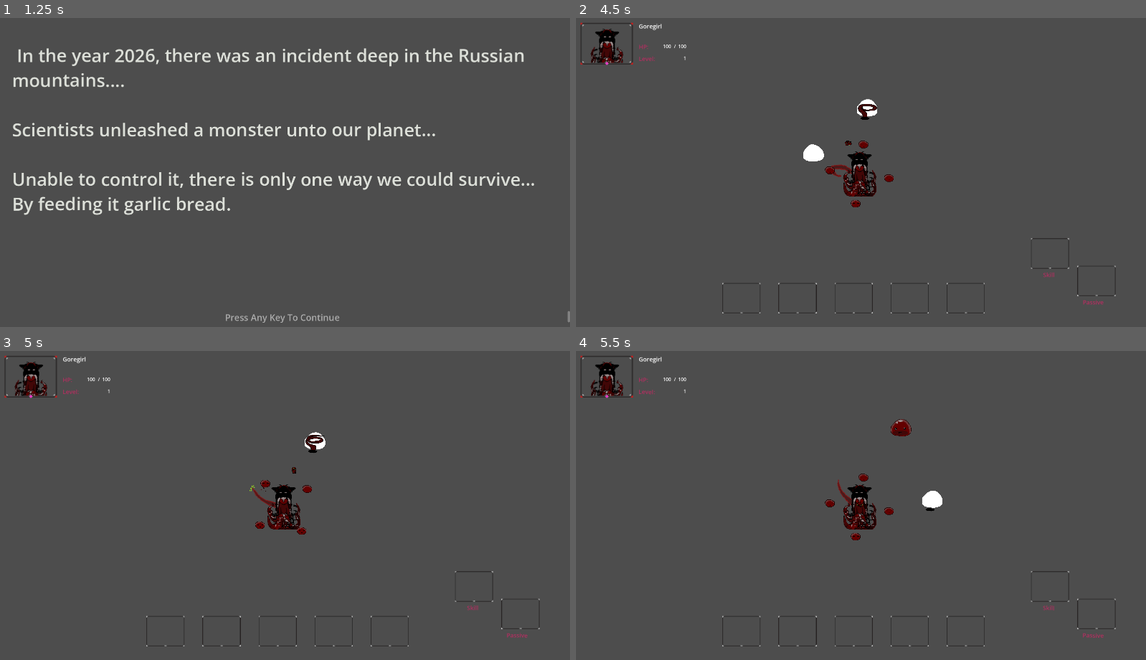
Above: before the commit, frames 1-4 (two rows, left to right).
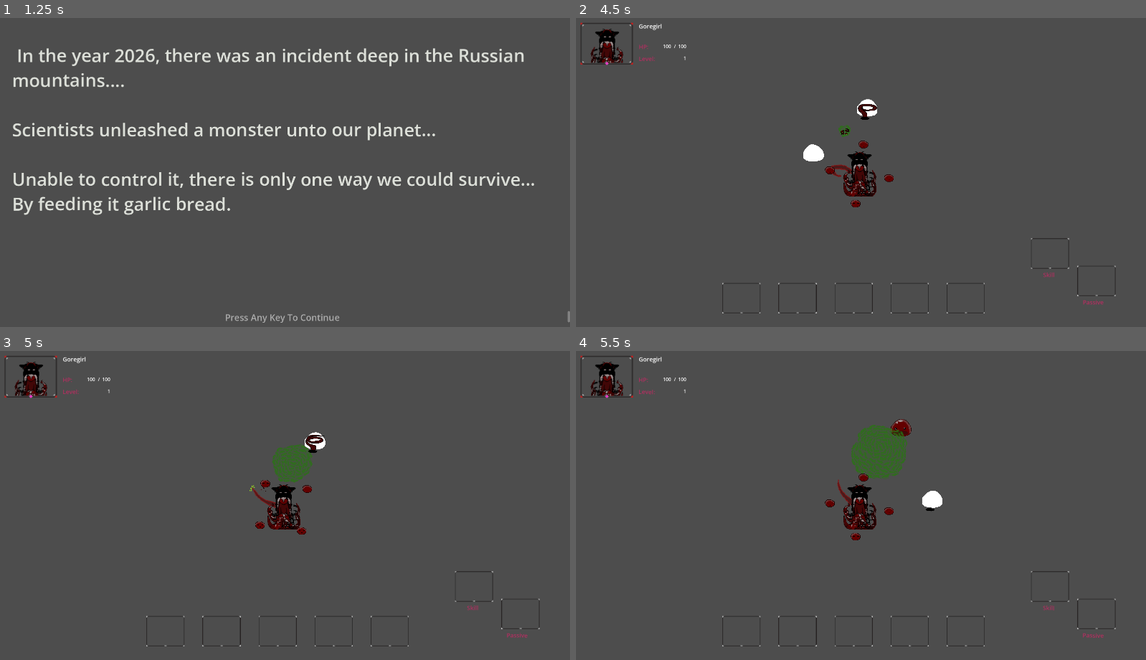
Above: after the commit, the same moments.

Repository: Falmenca/Garlic-Bread
Game: Godot game, scene res://Pages/Menus/Main_Menu.tscn
Two runs of this game, one before a commit and one after it. Both use one fixed random seed, a clock stepped at 60 frames per second and the inputs below.
Inputs (mouse positions are in pixels of both pictures, inside the frame that each line leads up to):
- Up to frame 1 (1.25 s): tap Enter (ui_accept) at 0.5 s; move the mouse to (410, 157) at 0.52 s; hold D (right) from 0.53 s (still down); hold Enter (ui_accept) from 0.53 s (still down); click (410, 157) at 0.67 s
- Up to frame 2 (4.5 s): move the mouse to (747, 191) at 1.27 s; release D (right) at 1.28 s; release Enter (ui_accept) at 1.28 s; hold S (down) 1.28-2.03 s; tap Enter (ui_accept) at 1.35, 1.52, 1.82, 2.85, 3.02, 3.32, 4.35 s; move the mouse to (918, 104) at 2.02 s; hold D (right) 2.03-2.78 s; hold Enter (ui_accept) 2.03-2.78 s; move the mouse to (832, 237) at 2.77 s; hold Up (ui_up) 2.78-3.53 s; click (832, 237) at 2.92 s; move the mouse to (1032, 221) at 3.52 s; hold Enter (ui_accept) 3.53-4.28 s; hold A (left) from 3.53 s (still down); move the mouse to (690, 126) at 4.27 s
- Up to frame 3 (5 s): keep holding A (left); tap Enter (ui_accept) at 4.52, 4.82 s
- Up to frame 4 (5.5 s): move the mouse to (889, 505) at 5.02 s; release A (left) at 5.03 s; hold S (down) from 5.03 s (still down); hold Enter (ui_accept) from 5.03 s (still down); click (889, 505) at 5.17 s

Frame 1 is identical in both runs. In frame 2, less than 0.1% of the frame differs, in the area x 46-49%, y 34-42%; in frame 3, 0.4%; in frame 4, 0.8%, in the area x 48-59%, y 23-51%.

Commit message:
poison atk

Diff:
--- a/garlic/Levels/01/Level_1.tscn
+++ b/garlic/Levels/01/Level_1.tscn
@@ -1,9 +1,9 @@
 [gd_scene format=3 uid="uid://dlgexqpnls33n"]
 
 [ext_resource type="PackedScene" uid="uid://dwcp4mrk143jq" path="res://Scripts/Player/goregirl.tscn" id="1_48qom"]
-[ext_resource type="Script" path="res://Scripts/Player/attackspawner.gd" id="4_7rj6t"]
+[ext_resource type="Script" uid="uid://3ydraraalisp" path="res://Scripts/Player/attackspawner.gd" id="4_7rj6t"]
 [ext_resource type="PackedScene" uid="uid://dsxh0tip5kmwv" path="res://Scripts/Player/HUD.tscn" id="4_efvo1"]
-[ext_resource type="Script" uid="uid://b6h2qhu63w5lb" path="res://Scripts/Enemy/EnemySpawner.gd" id="11_48qom"]
+[ext_resource type="Script" uid="uid://b6h2qhu63w5lb" path="res://Scripts/enemy/EnemySpawner.gd" id="11_48qom"]
 
 [node name="Level1" type="Node2D" unique_id=810896735]
 
--- a/garlic/Levels/test_level.tscn
+++ b/garlic/Levels/test_level.tscn
@@ -61,5 +61,5 @@
 speed = 400
 MoveAttack = false
 
-[node name="Node" type="Node" parent="." unique_id=1767137428]
+[node name="attack spawner" type="Node" parent="." unique_id=1767137428]
 script = ExtResource("5_3158n")
--- a/garlic/Scripts/Attacks/poison.gd
+++ b/garlic/Scripts/Attacks/poison.gd
@@ -2,13 +2,17 @@
 
 var level
 var distance = randf_range(400,1000)
+@onready var anim = $AnimationPlayer
 var target
 var angle
 var land_pos: Vector2
-var speed = 200
+var speed = 1
+var exploding = false
+var timer = 100.0
 
 func _ready() -> void:
 	#creates a annular sector towards the enemy where the potato lands
+	$PoisonCloud.frame=5
 	target = Global.find_closest_in_group(global_position, "enemies")
 	if target:
 		angle = global_position.angle_to_point(target.global_position) + randf_range(-TAU/12, TAU/12)
@@ -18,11 +22,18 @@
 
 
 func _physics_process(delta: float) -> void:
-	if global_position.distance_to(land_pos) < 10:
+	if global_position.distance_to(land_pos) < 10 and not exploding:
 		explode()
-	$Sprite2D.rotate(delta*3)
+	$PoisonPotato.rotate(delta*3)
 	var velocity = (land_pos - global_position).normalized()
-	global_position += velocity * delta * speed
+	global_position += velocity * delta * speed * 300
+	if timer<=0:
+		queue_free()
+	else:
+		timer -= delta
 
 func explode() -> void:
-	queue_free()
+	exploding = true
+	timer = 5.0
+	anim.play("potato_explode")
+	anim.animation_finished.connect(func(anim_name): if anim_name=="potato_explode": anim.play("new_animation"))
--- a/garlic/Scripts/Attacks/poison.tscn
+++ b/garlic/Scripts/Attacks/poison.tscn
@@ -1,10 +1,167 @@
 [gd_scene format=3 uid="uid://dcffge70pi07v"]
 
 [ext_resource type="Script" uid="uid://bc207j70iuffi" path="res://Scripts/Attacks/poison.gd" id="1_oerb4"]
-[ext_resource type="Texture2D" uid="uid://dh3ond7yesgji" path="res://Assets/Attacks/poison.png" id="2_1vo6e"]
+[ext_resource type="Texture2D" uid="uid://b4eaq833h2i1d" path="res://Assets/Attacks/poison_cloud.png" id="2_1vo6e"]
+[ext_resource type="Texture2D" uid="uid://duuhblxifmvq4" path="res://Assets/Attacks/poison_potato.png" id="3_b8m5y"]
+[ext_resource type="Script" uid="uid://dwed140n0wta7" path="res://Scripts/hitbox.gd" id="4_b8m5y"]
+
+[sub_resource type="Animation" id="Animation_dno6a"]
+length = 0.001
+tracks/0/type = "value"
+tracks/0/imported = false
+tracks/0/enabled = true
+tracks/0/path = NodePath("PoisonPotato:frame")
+tracks/0/interp = 1
+tracks/0/loop_wrap = true
+tracks/0/keys = {
+"times": PackedFloat32Array(0),
+"transitions": PackedFloat32Array(1),
+"update": 1,
+"values": [0]
+}
+tracks/1/type = "value"
+tracks/1/imported = false
+tracks/1/enabled = true
+tracks/1/path = NodePath("PoisonCloud:frame")
+tracks/1/interp = 1
+tracks/1/loop_wrap = true
+tracks/1/keys = {
+"times": PackedFloat32Array(0),
+"transitions": PackedFloat32Array(1),
+"update": 1,
+"values": [5]
+}
+tracks/2/type = "value"
+tracks/2/imported = false
+tracks/2/enabled = true
+tracks/2/path = NodePath("Hitbox/CollisionShape2D:disabled")
+tracks/2/interp = 1
+tracks/2/loop_wrap = true
+tracks/2/keys = {
+"times": PackedFloat32Array(0),
+"transitions": PackedFloat32Array(1),
+"update": 1,
+"values": [true]
+}
+
+[sub_resource type="Animation" id="Animation_imj3r"]
+resource_name = "new_animation"
+length = 0.8
+loop_mode = 1
+step = 0.1
+tracks/0/type = "value"
+tracks/0/imported = false
+tracks/0/enabled = true
+tracks/0/path = NodePath("PoisonCloud:frame")
+tracks/0/interp = 1
+tracks/0/loop_wrap = true
+tracks/0/keys = {
+"times": PackedFloat32Array(0, 0.4),
+"transitions": PackedFloat32Array(1, 1),
+"update": 1,
+"values": [3, 4]
+}
+tracks/1/type = "value"
+tracks/1/imported = false
+tracks/1/enabled = true
+tracks/1/path = NodePath("PoisonPotato:frame")
+tracks/1/interp = 1
+tracks/1/loop_wrap = true
+tracks/1/keys = {
+"times": PackedFloat32Array(0.018561477),
+"transitions": PackedFloat32Array(1),
+"update": 1,
+"values": [8]
+}
+tracks/2/type = "value"
+tracks/2/imported = false
+tracks/2/enabled = true
+tracks/2/path = NodePath("Hitbox/CollisionShape2D:disabled")
+tracks/2/interp = 1
+tracks/2/loop_wrap = true
+tracks/2/keys = {
+"times": PackedFloat32Array(0),
+"transitions": PackedFloat32Array(1),
+"update": 1,
+"values": [false]
+}
+
+[sub_resource type="Animation" id="Animation_cyqec"]
+resource_name = "potato_explode"
+length = 0.9
+step = 0.1
+tracks/0/type = "value"
+tracks/0/imported = false
+tracks/0/enabled = true
+tracks/0/path = NodePath("PoisonPotato:frame")
+tracks/0/interp = 1
+tracks/0/loop_wrap = true
+tracks/0/keys = {
+"times": PackedFloat32Array(0, 0.1, 0.2, 0.3, 0.4, 0.5, 0.6, 0.7, 0.8),
+"transitions": PackedFloat32Array(1, 1, 1, 1, 1, 1, 1, 1, 1),
+"update": 1,
+"values": [0, 1, 2, 3, 4, 5, 6, 7, 8]
+}
+tracks/1/type = "value"
+tracks/1/imported = false
+tracks/1/enabled = true
+tracks/1/path = NodePath("PoisonCloud:frame")
+tracks/1/interp = 1
+tracks/1/loop_wrap = true
+tracks/1/keys = {
+"times": PackedFloat32Array(0.0009999999, 0.3, 0.5, 0.7),
+"transitions": PackedFloat32Array(1, 1, 1, 1),
+"update": 1,
+"values": [5, 0, 1, 2]
+}
+tracks/2/type = "value"
+tracks/2/imported = false
+tracks/2/enabled = true
+tracks/2/path = NodePath("Hitbox/CollisionShape2D:disabled")
+tracks/2/interp = 1
+tracks/2/loop_wrap = true
+tracks/2/keys = {
+"times": PackedFloat32Array(0),
+"transitions": PackedFloat32Array(1),
+"update": 1,
+"values": [true]
+}
+
+[sub_resource type="AnimationLibrary" id="AnimationLibrary_mqb47"]
+_data = {
+&"RESET": SubResource("Animation_dno6a"),
+&"new_animation": SubResource("Animation_imj3r"),
+&"potato_explode": SubResource("Animation_cyqec")
+}
+
+[sub_resource type="CircleShape2D" id="CircleShape2D_dno6a"]
+radius = 464.0388
 
 [node name="Poison" type="Node2D" unique_id=364699681]
 script = ExtResource("1_oerb4")
 
-[node name="Sprite2D" type="Sprite2D" parent="." unique_id=1846849413]
+[node name="PoisonCloud" type="Sprite2D" parent="." unique_id=1837383317]
+position = Vector2(8, 16)
+scale = Vector2(2, 2)
 texture = ExtResource("2_1vo6e")
+hframes = 2
+vframes = 3
+frame = 5
+
+[node name="PoisonPotato" type="Sprite2D" parent="." unique_id=105136785]
+texture = ExtResource("3_b8m5y")
+hframes = 3
+vframes = 3
+
+[node name="AnimationPlayer" type="AnimationPlayer" parent="." unique_id=1961412781]
+libraries/ = SubResource("AnimationLibrary_mqb47")
+
+[node name="Hitbox" type="Area2D" parent="." unique_id=1836364479]
+collision_layer = 2
+collision_mask = 4
+script = ExtResource("4_b8m5y")
+metadata/_custom_type_script = "uid://dwed140n0wta7"
+
+[node name="CollisionShape2D" type="CollisionShape2D" parent="Hitbox" unique_id=1827360366]
+shape = SubResource("CircleShape2D_dno6a")
+disabled = true
Binary file removed: garlic/Assets/Attacks/poison.png
Binary file added: garlic/Assets/Attacks/poison_cloud.png
Binary file added: garlic/Assets/Attacks/poison_potato.png
